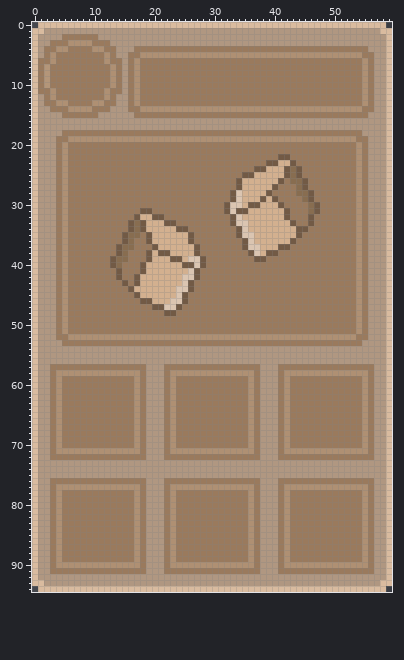
File history of a pixel-art file, Aseprite Files/UI/card_dice.aseprite. That is the earlier state.
60x95 pixels, 1 frame. Colours within 5 levels of each other are drawn and written as one.
After the commit:
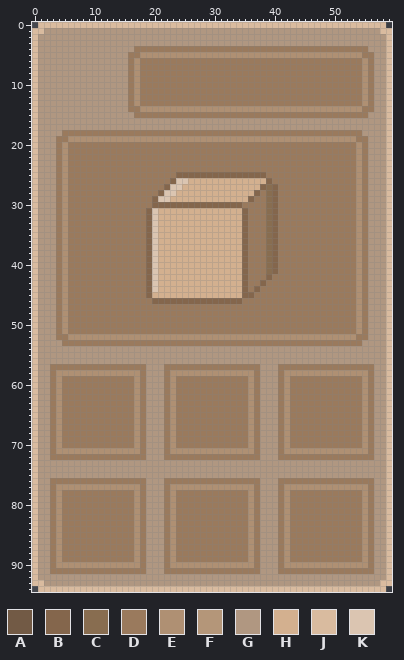
Palette (. is transparent): A #725a45  B #84664c  C #886d50  D #9a7a5d  E #af9073  F #b49679  G #b09781  H #d3b08f  J #d9bb9f  K #dbc5b1
Diff:
layer "card" added
layer "dice/dice(1)" now shown
layer "dice/dice(2)" now hidden
layer "background" removed
layer "Layer 1" removed
layer "picture" removed
layer "circle" removed
Changed rows in their new state; - is an unchanged pixel.
first column x 1:
 2 ----GGGGGG----
 3 --GGGGGGGGGG--
 4 -GGGGGGGGGGGG-
 5 -GGGGGGGGGGGG-
 6 GGGGGGGGGGGGGG
 7 GGGGGGGGGGGGGG
 8 GGGGGGGGGGGGGG
 9 GGGGGGGGGGGGGG
10 GGGGGGGGGGGGGG
11 GGGGGGGGGGGGGG
12 -GGGGGGGGGGGG-
13 -GGGGGGGGGGGG-
14 --GGGGGGGGGG--
15 ----GGGGGG----
first column x 13:
22 ----------------------------DD-----
23 --------------------------DDDDD----
24 ------------------------DDDDDDDD---
25 -----------BBBBBBBBBBBBBBBDDDDDD---
26 ----------BKKHHHHHHHHH----BDD-DDD--
27 ---------BKKHHHHHHHHHH---BCB---DD--
28 --------BKKHHHHHHHHHHH--BDCB---DDD-
29 -------BKKHHHHHHHHHHHH-BDDCB----DD-
30 -------BBBBBBBBBBBBBBBDDDDCBD----DD
31 -----DBKHHHHHHHHHHHHHHBDDDCBDD---DD
32 ----DDBKHHHHHHHHHHHHHHBDDDCBDD---D-
33 ---DDDBK-HHHHHHHHHHHHHBDDDCBDDD--D-
34 ---DDDBK---HHHHHHHHHHHBDDDCBDDDDD--
35 --DDD-BK-----HHHHHHHHHBDDDCBDDDD---
36 --DD--BK-----HHHHHHHHHBDDDCBDDD----
37 -DDD--BK------HHHHHHHHBDDDCBDD-----
38 -DD---BKHH----HHHHHHHHBDDDCB-------
39 DDD---BK--HH-HHHHHHHHHB-DDCB-------
40 DD---DBK----HHHHHHHHHHB---CB-------
41 -D---DBK-----HHHHHHHHHB---CB-------
42 -D--DDBK----HHHHHHHHHHB---B--------
43 --D-DDBK----HHHHHHHHHHB--B---------
44 ---DDDBK---HHHHHHHHHHHB-B----------
45 ----DDB----HHHHHHHHHHHBB-----------
46 -----DDBBBBBBBBBBBBBBB-------------
47 -------DDDDD-----------------------
48 ---------DD------------------------
Pixel boxes of the changes (left, top, right, bottom) in both pictures:
changed: (38, 34, 122, 118)
changed: (110, 154, 320, 316)
